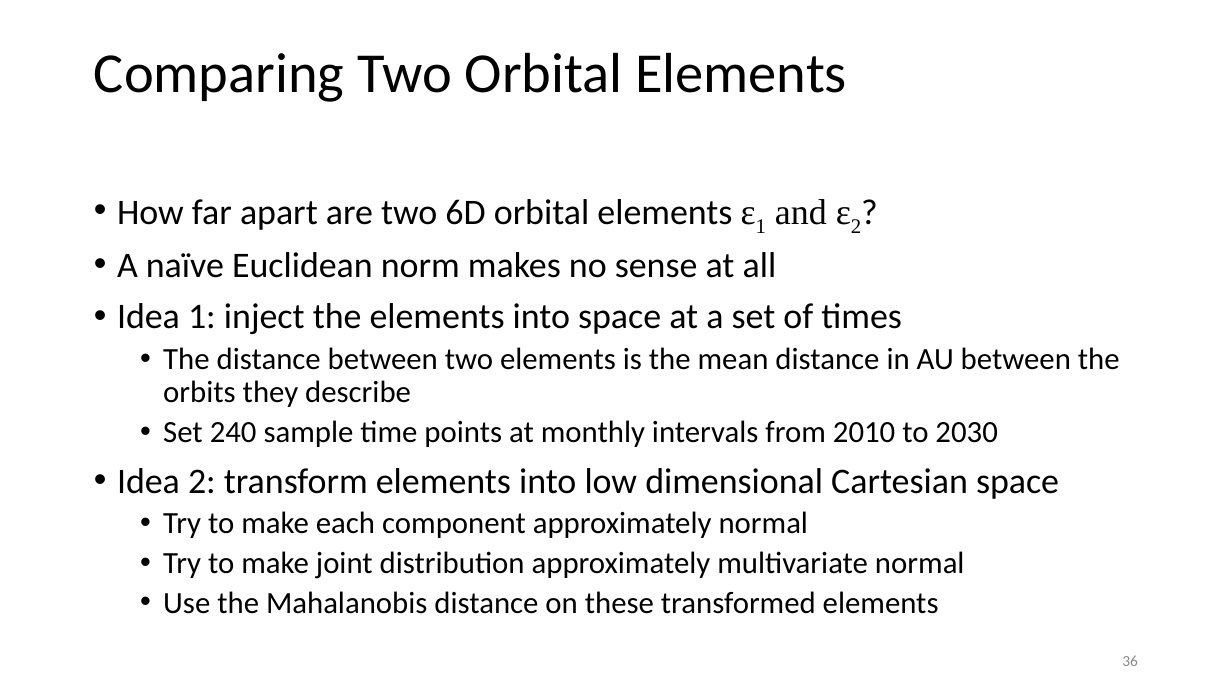
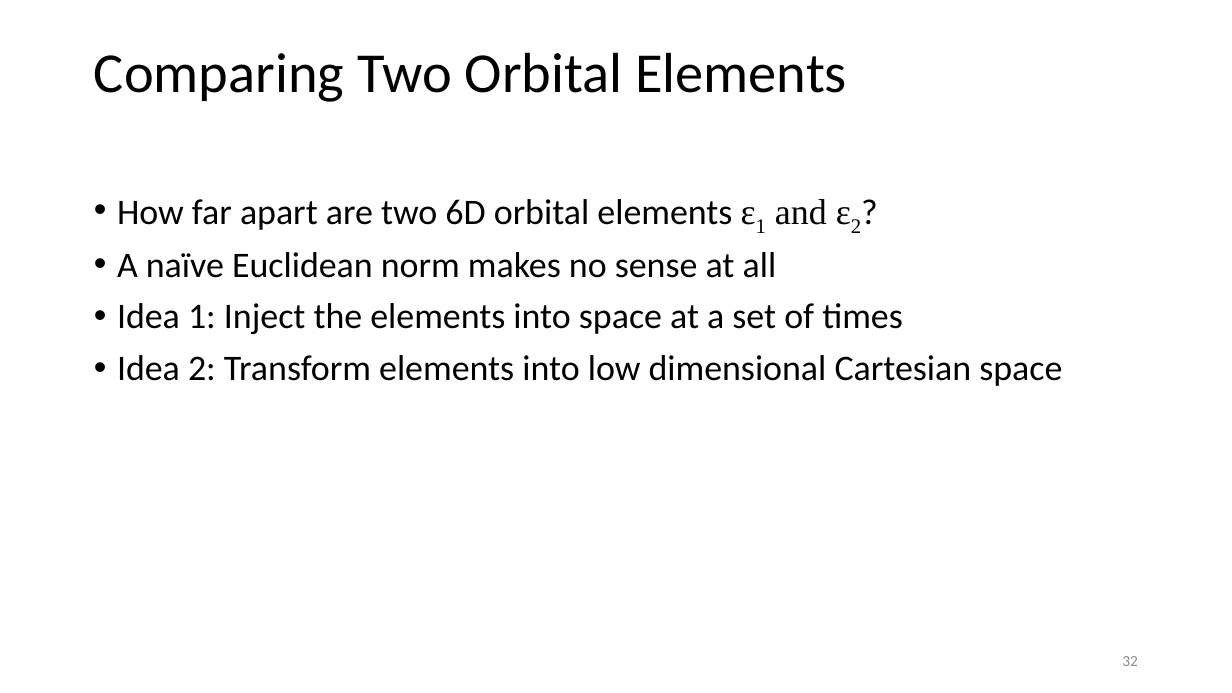
Before and after one commit to memanuel/kepler-sieve, a slide deck: slide 32 of presentation/kepler-sieve-slides.pptx (slide 36 before the commit). Drawn at 1232x693 pixels with LibreOffice and Linux fonts; fonts in the diff are those of the drawing. Boxes give left, top, right and bottom in pixels: in the first picture for what was removed or moved away, otherwise in the second. Text is boxed around its words. In the diff, an @@ line names an element or a change of style, - is before the commit and + after.

Commit message:
revised presentation / less text

```diff
--- a/presentation/kepler-sieve-slides.pptx
+++ b/presentation/kepler-sieve-slides.pptx
@@ text at [117,303,1062,386]: text changed; size 24 to 28 pt @@
-• Idea 1: inject the elements into space at a set of times
-  • The distance between two elements is the mean distance in AU between the orbits they describe
-  • Set 240 sample time points at monthly intervals from 2010 to 2030
-• Idea 2: transform elements into low dimensional Cartesian space
-  • Try to make each component approximately normal
-  • Try to make joint distribution approximately multivariate normal
-  • Use the Mahalanobis distance on these transformed elements
+• Idea 1: Inject the elements into space at a set of times
+• Idea 2: Transform elements into low dimensional Cartesian space
@@ page number at [1122,656,1138,666]: text changed @@
-36
+32
```
Also in this commit, not shown: 21 other slides changed, 1 slide added, 5 slides removed, 7 other files.
